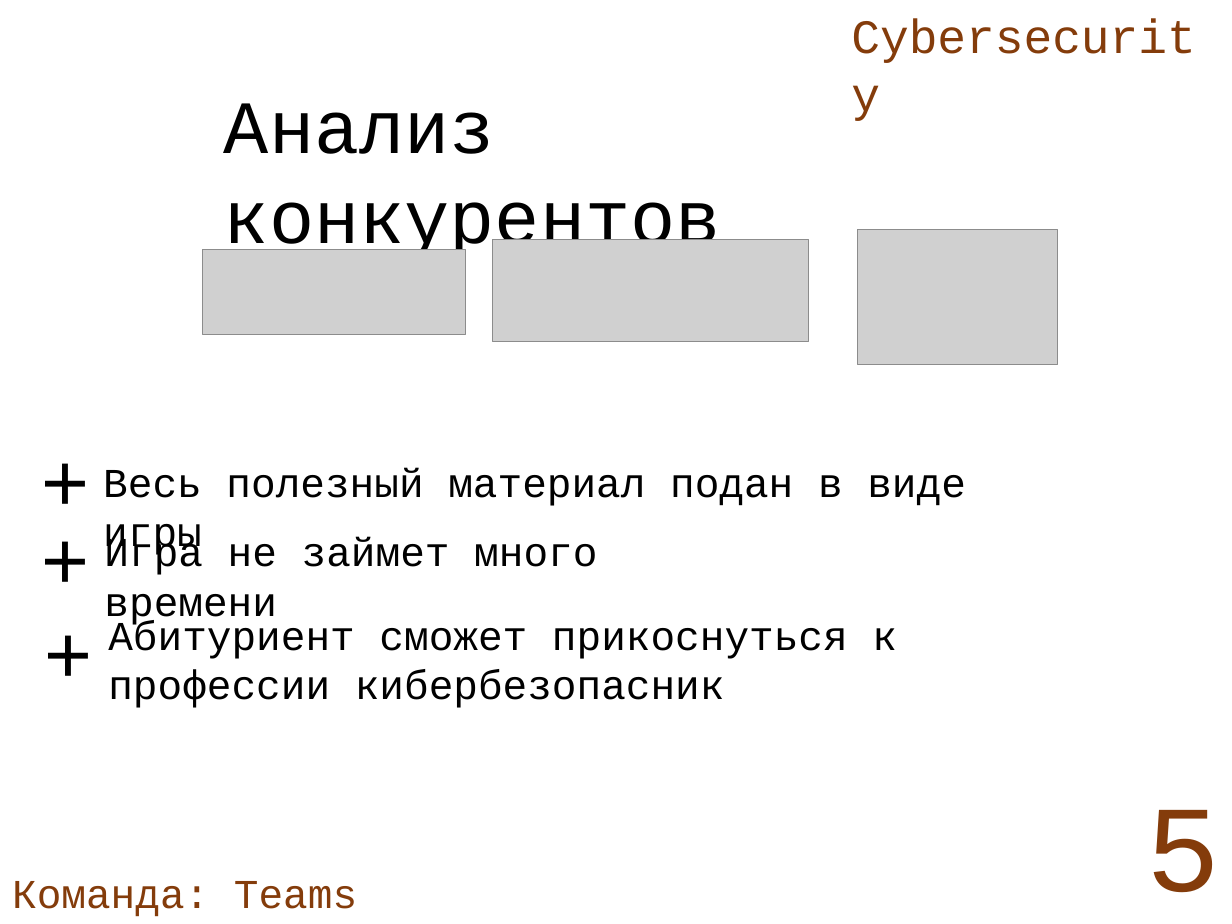
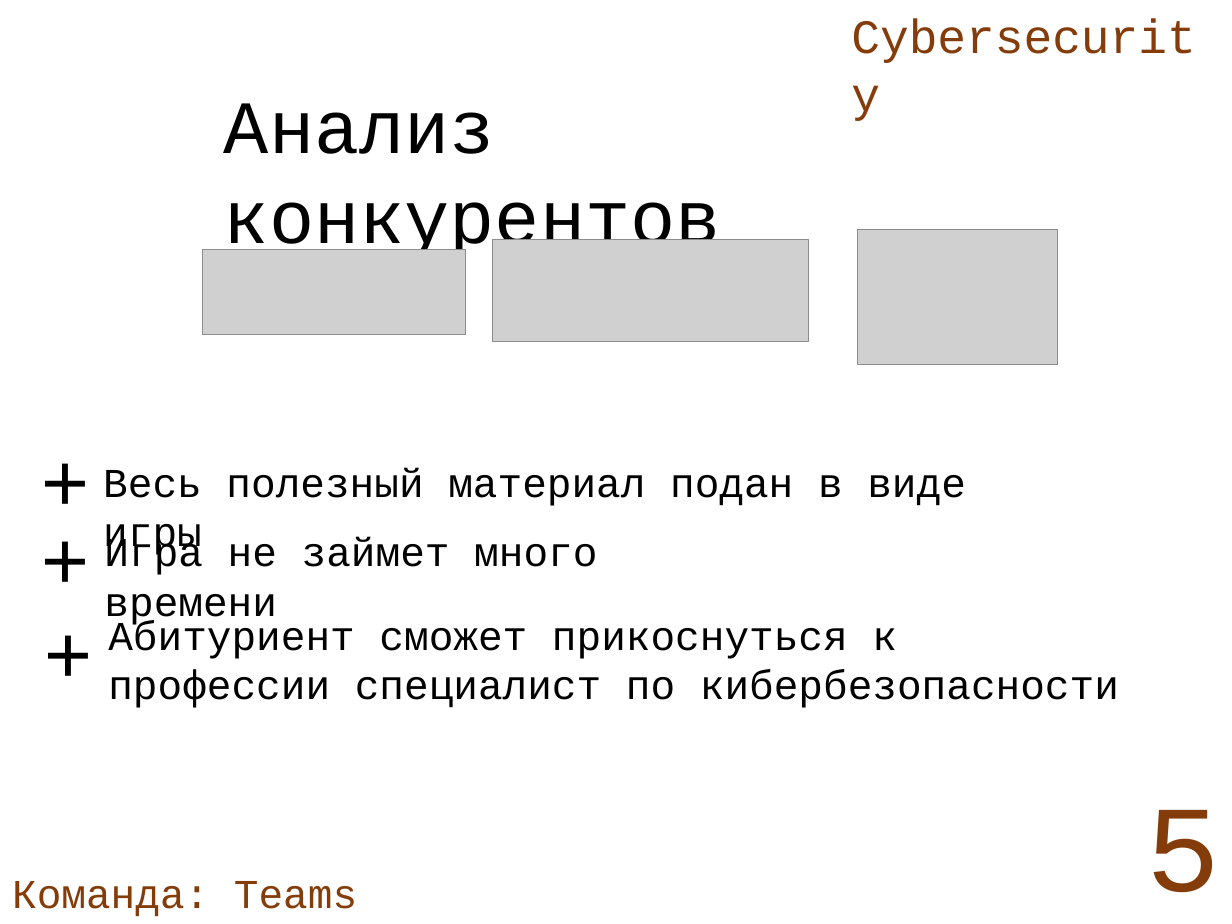
Before and after one commit to Cnek34/OPD, a slide deck: slide 5 of Финальная презентация.pptx. Drawn at 1232x924 pixels with LibreOffice and Linux fonts; fonts in the diff are those of the drawing; grey boxes stand for pictures; background and template pictures are left out. Boxes give left, top, right and bottom in pixels: in the first picture for what was removed or moved away, otherwise in the second. Text is boxed around its words. In the diff, an @@ line names an element or a change of style, - is before the commit and + after.

```diff
--- a/Финальная презентация.pptx
+++ b/Финальная презентация.pptx
@@ text at [108,620,1119,708]: text changed @@
-Абитуриент сможет прикоснуться к профессии кибербезопасник
+Абитуриент сможет прикоснуться к профессии специалист по кибербезопасности
```
Also in this commit, not shown: 2 other slides changed.
